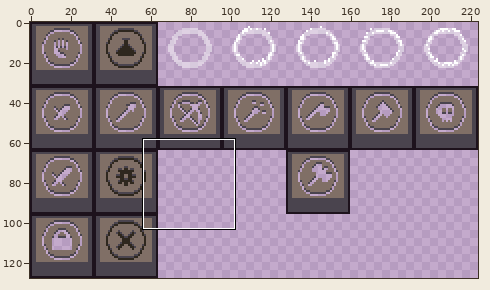
Sprite sheet, stored at assets/tilesets/research.png. The first picture is a wide view before the edit; the outline marks the close-up.
Close-up. Before the commit:
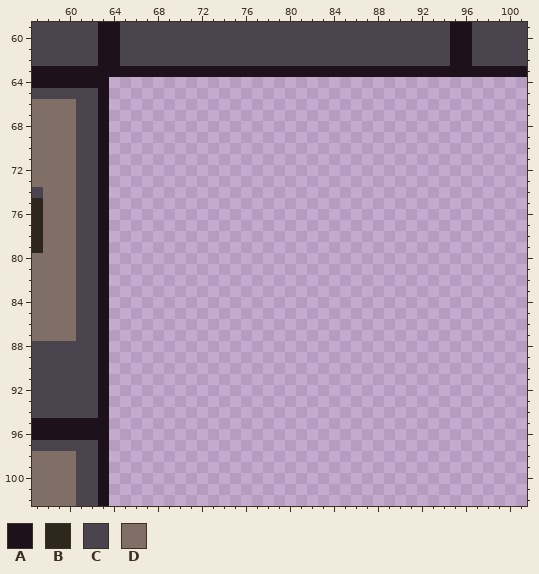
The file is 224x128 pixels. Colours within 5 levels of each other are drawn and written as one. Shown: x 57..101, y 59..102.
Palette (. is transparent): A #1d121c  B #2e271e  C #4a444e  D #806f66
Pixels before, first column x 57:
 59 CCCCCCAACCCCCCCCCCCCCCCCCCCCCCCCCCCCCCAACCCCC
 60 CCCCCCAACCCCCCCCCCCCCCCCCCCCCCCCCCCCCCAACCCCC
 61 CCCCCCAACCCCCCCCCCCCCCCCCCCCCCCCCCCCCCAACCCCC
 62 CCCCCCAACCCCCCCCCCCCCCCCCCCCCCCCCCCCCCAACCCCC
 63 AAAAAAAAAAAAAAAAAAAAAAAAAAAAAAAAAAAAAAAAAAAAA
 64 AAAAAAA......................................
 65 CCCCCCA......................................
 66 DDDDCCA......................................
 67 DDDDCCA......................................
 68 DDDDCCA......................................
 69 DDDDCCA......................................
 70 DDDDCCA......................................
 71 DDDDCCA......................................
 72 DDDDCCA......................................
 73 DDDDCCA......................................
 74 CDDDCCA......................................
 75 BDDDCCA......................................
 76 BDDDCCA......................................
 77 BDDDCCA......................................
 78 BDDDCCA......................................
 79 BDDDCCA......................................
 80 DDDDCCA......................................
 81 DDDDCCA......................................
 82 DDDDCCA......................................
 83 DDDDCCA......................................
 84 DDDDCCA......................................
 85 DDDDCCA......................................
 86 DDDDCCA......................................
 87 DDDDCCA......................................
 88 CCCCCCA......................................
 89 CCCCCCA......................................
 90 CCCCCCA......................................
 91 CCCCCCA......................................
 92 CCCCCCA......................................
 93 CCCCCCA......................................
 94 CCCCCCA......................................
 95 AAAAAAA......................................
 96 AAAAAAA......................................
 97 CCCCCCA......................................
 98 DDDDCCA......................................
 99 DDDDCCA......................................
100 DDDDCCA......................................
101 DDDDCCA......................................
102 DDDDCCA......................................
Once edited:
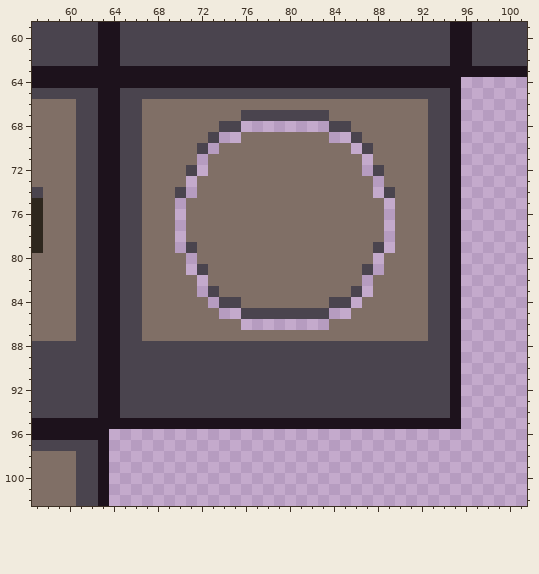
The exact change:
Colour A is added in row 64 at x 64 to 95; in rows 65 to 94 at x 64 and 95; in row 95 at x 64 to 95.
Colour C is added in row 65 at x 65 to 94; in row 66 at x 65 to 66 and 93 to 94; in row 67 at x 65 to 66, 76 to 83 and 93 to 94; in row 68 at x 65 to 66, 74 to 75, 84 to 85 and 93 to 94; in row 69 at x 65 to 66, 73, 86 and 93 to 94; in row 70 at x 65 to 66, 72, 87 and 93 to 94.
Colour C is added in row 71 at x 65 to 66 and 93 to 94; in row 72 at x 65 to 66, 71, 88 and 93 to 94; in row 73 at x 65 to 66 and 93 to 94; in row 74 at x 65 to 66, 70, 89 and 93 to 94; in rows 75 to 78 at x 65 to 66 and 93 to 94; in row 79 at x 65 to 66, 71, 88 and 93 to 94.
Colour C is added in row 80 at x 65 to 66 and 93 to 94; in row 81 at x 65 to 66, 72, 87 and 93 to 94; in row 82 at x 65 to 66 and 93 to 94; in row 83 at x 65 to 66, 73, 86 and 93 to 94; in row 84 at x 65 to 66, 74 to 75, 84 to 85 and 93 to 94; in row 85 at x 65 to 66, 76 to 83 and 93 to 94.
Colour C is added in rows 86 to 87 at x 65 to 66 and 93 to 94; in rows 88 to 94 at x 65 to 94.
Colour D is added in row 66 at x 67 to 92; in row 67 at x 67 to 75 and 84 to 92; in row 68 at x 67 to 73 and 86 to 92; in row 69 at x 67 to 72, 76 to 83 and 87 to 92; in row 70 at x 67 to 71, 74 to 85 and 88 to 92; in row 71 at x 67 to 71, 73 to 86 and 88 to 92.
Colour D is added in row 72 at x 67 to 70, 73 to 86 and 89 to 92; in row 73 at x 67 to 70, 72 to 87 and 89 to 92; in row 74 at x 67 to 69, 72 to 87 and 90 to 92; in rows 75 to 78 at x 67 to 69, 71 to 88 and 90 to 92; in row 79 at x 67 to 69, 72 to 87 and 90 to 92; in row 80 at x 67 to 70, 72 to 87 and 89 to 92.
Colour D is added in row 81 at x 67 to 70, 73 to 86 and 89 to 92; in row 82 at x 67 to 71, 73 to 86 and 88 to 92; in row 83 at x 67 to 71, 74 to 85 and 88 to 92; in row 84 at x 67 to 72, 76 to 83 and 87 to 92; in row 85 at x 67 to 73 and 86 to 92; in row 86 at x 67 to 75 and 84 to 92.
Colour D is added in row 87 at x 67 to 92.
Boxes around the changes in both close-ups, in picture pixels (x1, y1, x2, y2):
added: (109, 77, 461, 429)
